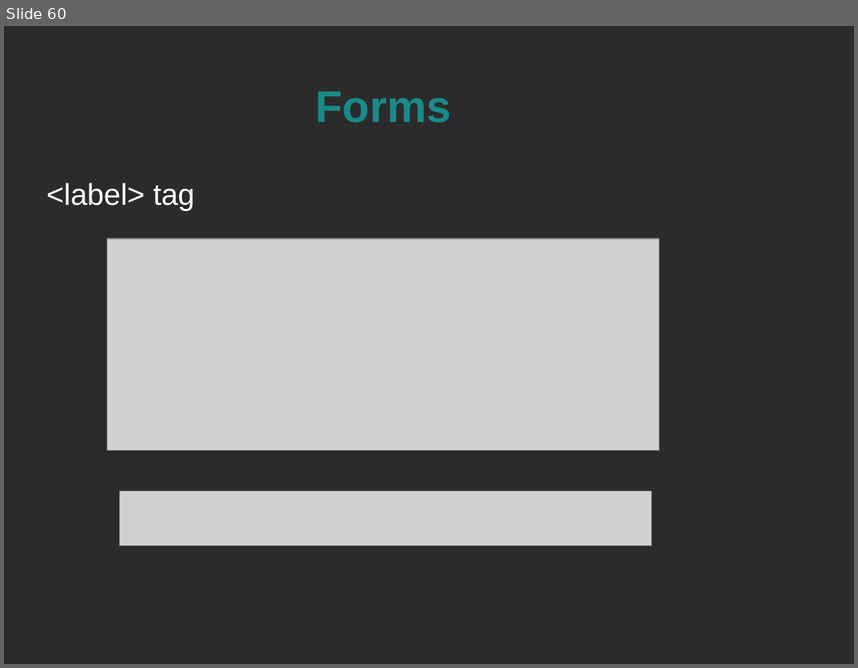
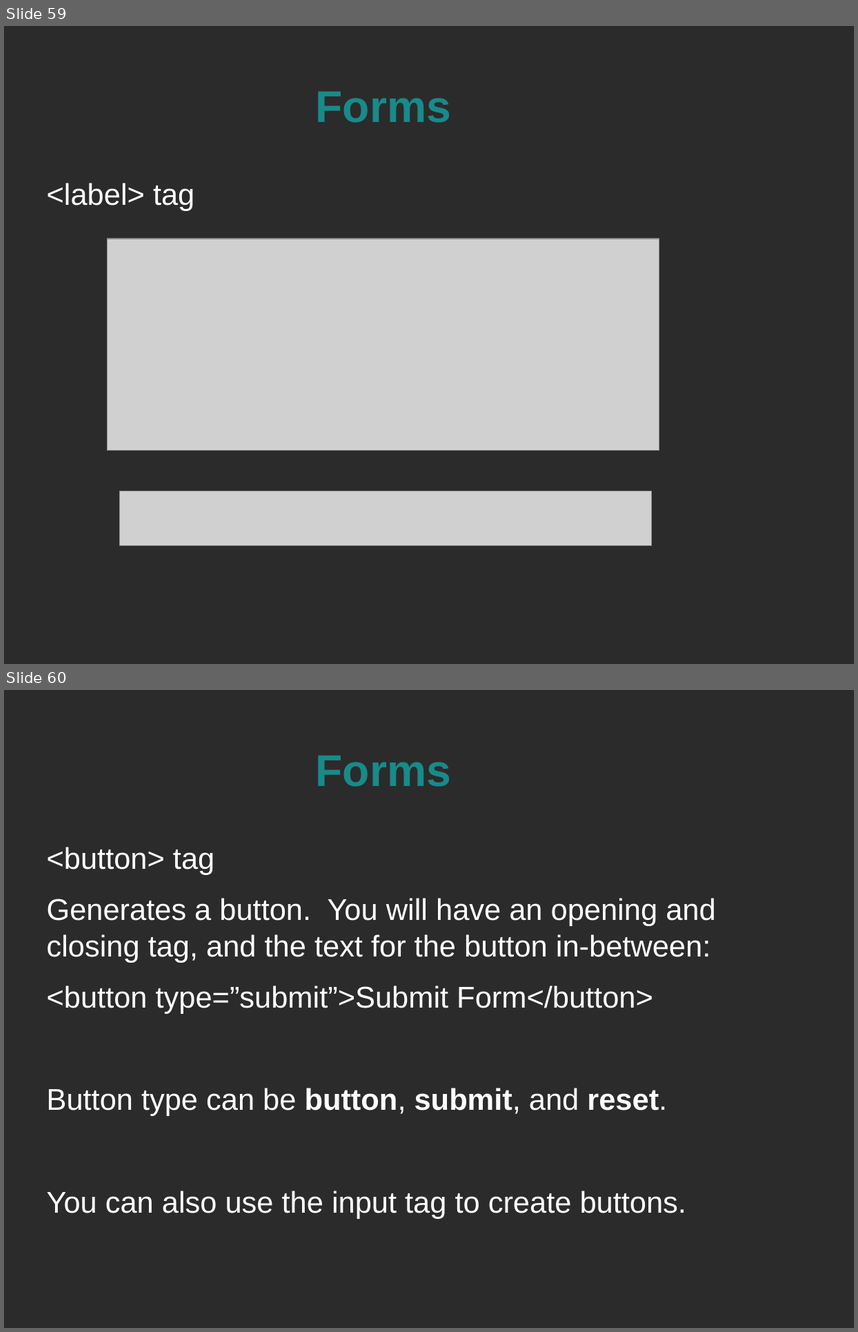
Before and after one commit to spellbindguy/Web-Development, a slide deck: Lectures/03 HTML/HTML.odp. Shown one above the other, each under a label of ours: slide 60 before the commit, slides 59 and 60 after it. The pictures are 858x668 and 858x1332 pixels, drawn with LibreOffice and Linux fonts; fonts in the diff are those of the drawing; grey boxes stand for pictures; background and template pictures are left out; a plain dark background stands for a picture behind light text. Boxes give left, top, right and bottom in pixels: in the first picture for what was removed or moved away, otherwise in the second. Text is boxed around its words. In the diff, an @@ line names an element or a change of style, - is before the commit and + after.

```diff
--- a/Lectures/03 HTML/HTML.odp
+++ b/Lectures/03 HTML/HTML.odp
@@ slide 60 added at [4,690,854,1328], background picture (left out) @@
@@ title added at [316,756,451,787], 41.4 pt, text #198A8A, bold @@
+Forms
@@ text added at [47,847,715,1219], 28 pt, text #FFFFFF @@
+<button> tag
+Generates a button. You will have an opening and closing tag, and the text for the button in-between:
+<button type=”submit”>Submit Form</button>
+Button type can be button, submit, and reset.
+You can also use the input tag to create buttons.
@@ what was slide 60 is now slide 59 @@
```
Also in this commit, not shown: 5 slides changed, 20 other slides added, 4 slides removed, 1 other file.
